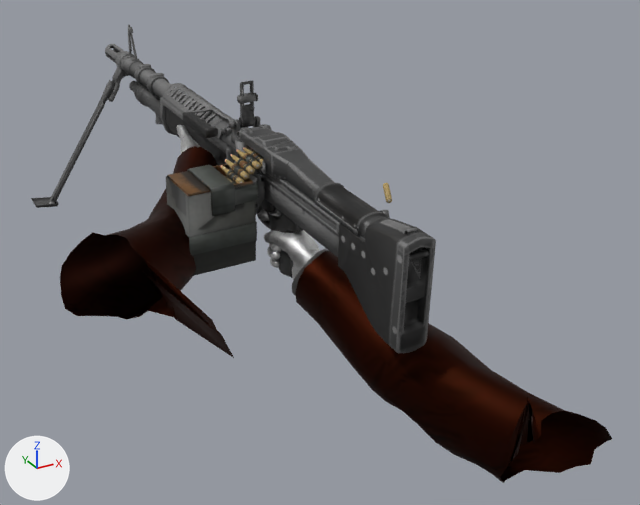
One commit to the OBJ model GameData/Animations/LMG/Fire/frame_25.obj: the scene before it, then after it.
One viewpoint serves both versions: a 50 mm lens placed at (-0.84, -1.41, 0.5), pointed at (0.22, 0.52, -0.47). The axes (+X, +Y, +Z) are drawn at lower left. The lights are the same throughout. Where no turn or scale is listed for an object, it has been applied to the vertices.

The older version as bpy lines, for what is in view:
```python
ob_mesh_001 = bpy.data.objects.new('Mesh.001', me_mesh_001)
ob_mesh_001.location = (0.0, 0.0, 0.0)
ob_mesh_005 = bpy.data.objects.new('Mesh.005', me_mesh_005)
ob_mesh_005.location = (0.0, 0.0, 0.0)
ob_playermodelmerged_001_playermodelmerged = bpy.data.objects.new('PlayerModelMerged.001_PlayerModelMerged', me_playermodelmerged_001_playermodelmerged)
ob_playermodelmerged_001_playermodelmerged.location = (0.0, 0.0, 0.0)
```
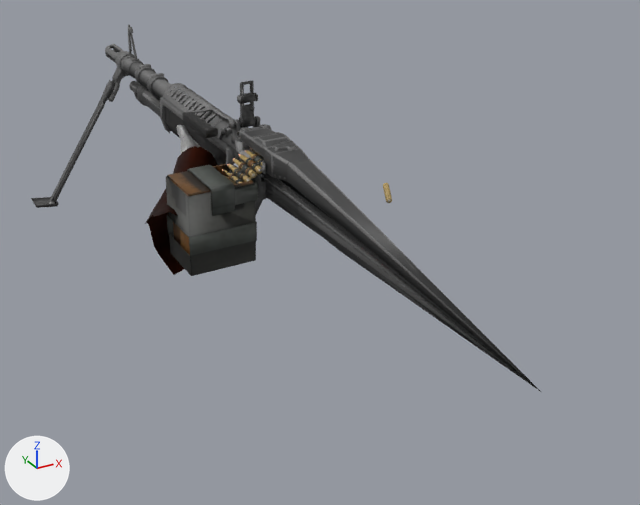
Location of each change, [x1, y1, x2, y2] in pixels of the pictures (640 x 505 px):
'PlayerModelMerged.001_PlayerModelMerged', reshaped
    before: [60, 125, 612, 483]
    after: [145, 125, 217, 275]
'Mesh.005', reshaped (26% wider, 12% taller)
    before: [31, 25, 436, 353]
    after: [31, 25, 541, 392]
part 1 of me_mesh_005, deleted (black)
    before: [155, 114, 429, 278]
part 2 of me_mesh_005, cut back
    before: [105, 44, 436, 353]
    after: [105, 51, 272, 222]
part 3 of me_mesh_005, added
    after: [261, 162, 541, 392]
part 4 of me_mesh_005, surface changed
    both: [113, 45, 256, 102]
part 5 of me_playermodelmerged_001_playermodelmerged, deleted
    before: [258, 209, 320, 280]
part 6 of me_playermodelmerged_001_playermodelmerged, deleted (black)
    before: [295, 250, 612, 483]
part 7 of me_playermodelmerged_001_playermodelmerged, deleted
    before: [292, 248, 327, 296]
part 8 of me_playermodelmerged_001_playermodelmerged, deleted
    before: [60, 212, 234, 358]

The edits, one by one:
me_mesh_005 is used by ob_mesh_005; location (0.0, 0.0, 0.0).
me_mesh_005 had 10811 vertices, 20781 faces, 17 loose edges and spanned x -0.31..0.41, y -0.09..1.81, z -0.61..0.0.
me_mesh_005 now has 3878 vertices, 6644 faces, 13 loose edges and spans x -0.31..0.14, y -0.45..1.81, z -0.61..0.0.
me_mesh_005 part 1: 20 loose pieces with 2044 vertices, spanning x -0.1..0.41, y -0.09..1.67, z -0.61..-0.13, are deleted.
me_mesh_005 part 2: 216 vertices moved within x -0.11..0.12, y 0.47..1.81, z -0.3..-0.11; 4982 vertices removed from x -0.15..0.15, y -0.09..1.81, z -0.45..-0.06; 92 vertices added at x -0.06..0.11, y 0.5..1.47, z -0.25..-0.02.
me_mesh_005 part 3: 1 vertex added at x 0.12, y -0.45, z -0.34.
me_mesh_005 part 4: 42 kept faces spanning x -0.24..0.1, y 0.49..1.77, z -0.61..-0.05 get new texture (UV) coordinates.
me_playermodelmerged_001_playermodelmerged is used by ob_playermodelmerged_001_playermodelmerged; location (0.0, 0.0, 0.0).
me_playermodelmerged_001_playermodelmerged had 1157 vertices, 2192 faces and spanned x -0.496..0.461, y -0.339..1.054, z -0.754..-0.205.
me_playermodelmerged_001_playermodelmerged now has 475 vertices, 890 faces and spans x -0.222..0.145, y 0.537..1.054, z -0.48..-0.205.
me_playermodelmerged_001_playermodelmerged part 5: the loose piece of 328 vertices spanning x 0.043..0.142, y 0.278..0.56, z -0.479..-0.326 is deleted.
me_playermodelmerged_001_playermodelmerged part 6: the loose piece of 208 vertices spanning x 0.025..0.461, y -0.339..0.357, z -0.754..-0.348 is deleted.
me_playermodelmerged_001_playermodelmerged part 7: the loose piece of 40 vertices spanning x 0.027..0.167, y 0.22..0.374, z -0.513..-0.348 is deleted.
Part 8, on me_playermodelmerged_001_playermodelmerged:
106 vertices are removed from x -0.496..-0.135, y -0.04..0.637, z -0.481..-0.238.
210 faces are deleted.
